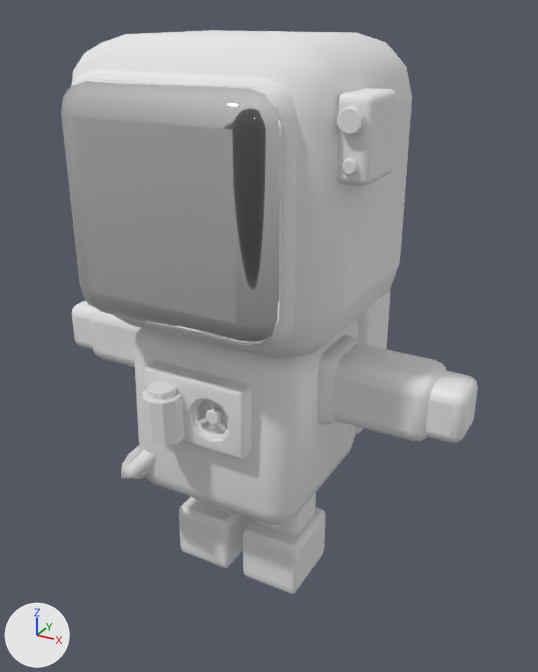
An edit to the Blender file projects/space_pack.blend, drawn before and after from the same camera.
Rendered twice from a 50 mm lens placed at (2.7, -4.64, 1.15), pointed at (0.06, 0.15, -1.25). Arrows for +X, +Y and +Z are at lower left; the lights stay in place.
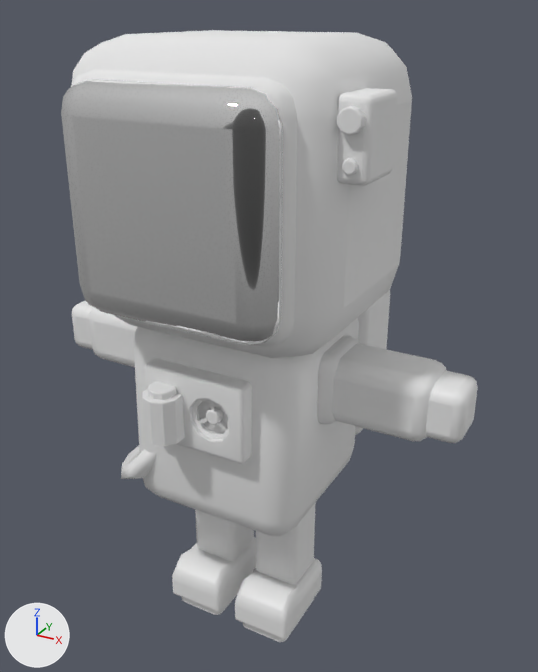
Location of each change, [x1, y1, x2, y2] in pixels of the pictures (538 x 672 px):
'Cube.001', moved, rescaled: before [134, 318, 359, 525]; after [133, 318, 359, 536]
'Cube.004', reshaped (37% taller): before [179, 492, 325, 594]; after [172, 502, 322, 642]
part 1 of me_cube, added: after [182, 572, 314, 642]
part 2 of me_cube, built on: before [179, 492, 325, 594]; after [172, 502, 322, 640]

The edits, one by one:
me_cube is used by ob_cube_004; location (0.0, 0.0, -2.746); scale (0.239, 0.239, 0.574).
me_cube had 16 vertices, 12 faces and spanned x 0.31..2.42, y -1.46..1.08, z -0.98..0.85.
me_cube now has 32 vertices, 26 faces and spans x 0.31..2.42, y -2.09..0.94, z -1.74..0.85.
me_cube part 1: a new loose piece, a box spanning x 0.46..2.23, y -1.87..0.81, z -1.74..-1.56.
Part 2, on me_cube:
4 vertices are removed from x 0.31..2.42, y -1.46..1.08, z -0.1.
5 faces are deleted.
4 vertices in x 0.44..2.14, y -0.85..0.85, z -0.85 move by (0.0, 0.0, -0.35).
4 vertices move from x 0.31..2.42, y -1.46..1.08, z -0.98 to x 0.31..2.42, y -0.95..0.94, z -1.58.
12 vertices are added at x 0.31..2.42, y -2.09..0.94, z -1.58..-0.94.
13 new faces join them.
Object 'Cube.001' (ob_cube_001) moves from (0.001, -0.053, -1.685) to (0.001, -0.053, -1.717).
Object 'Cube.001' (ob_cube_001) is rescaled from (0.713, 0.713, 0.713) to (0.713, 0.713, 0.791).
